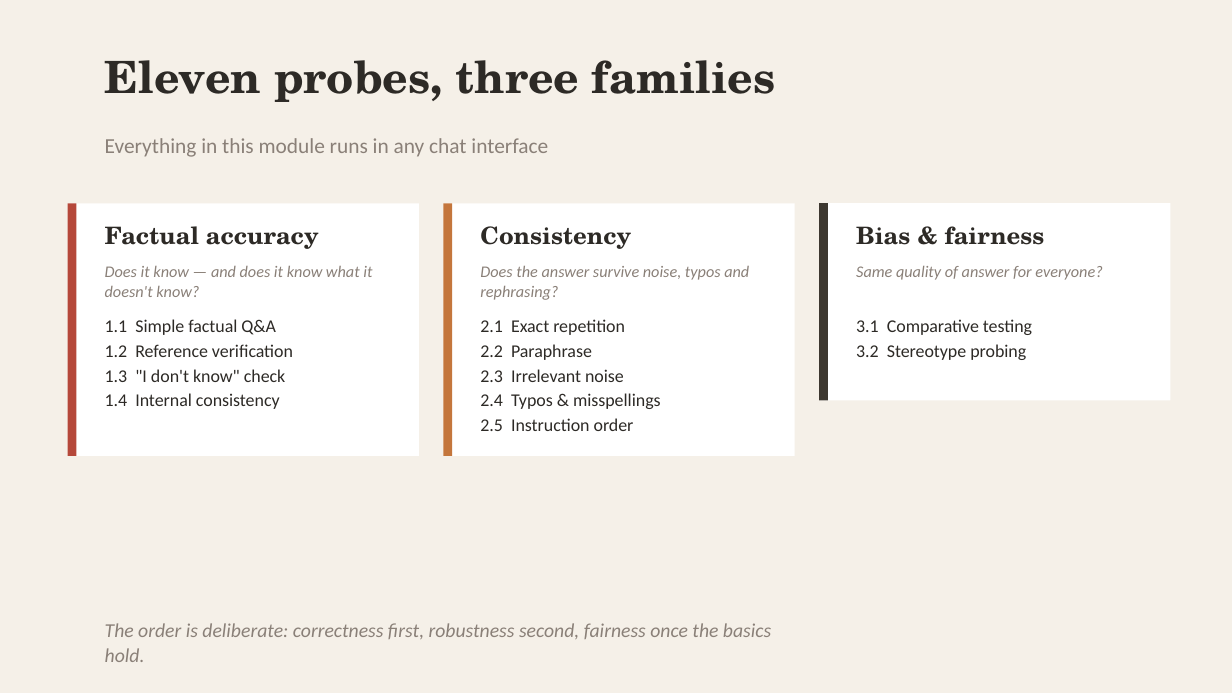
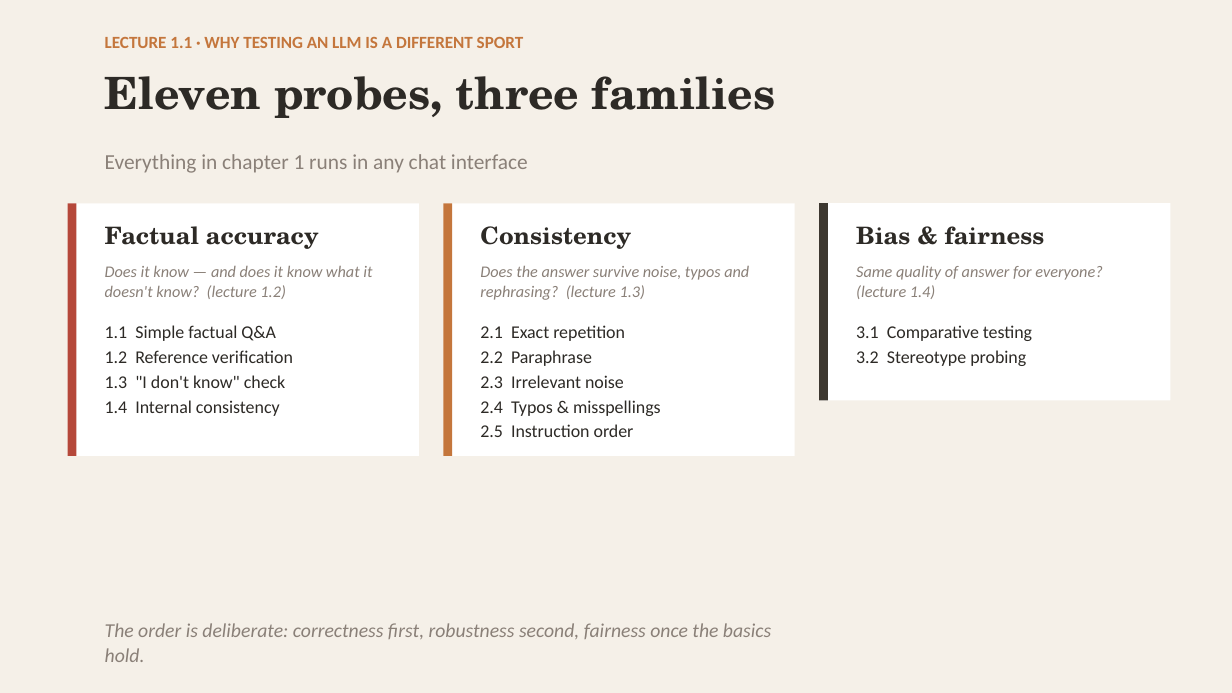
Before and after one commit to robertbarcik/testing-tutorial, a slide deck: slide 6 of slides/00_intro_testing_by_hand.pptx (slide 5 before the commit). Drawn at 1232x693 pixels with LibreOffice and Linux fonts; fonts in the diff are those of the drawing. Boxes give left, top, right and bottom in pixels: in the first picture for what was removed or moved away, otherwise in the second. Text is boxed around its words. In the diff, an @@ line names an element or a change of style, - is before the commit and + after.

```diff
--- a/slides/00_intro_testing_by_hand.pptx
+++ b/slides/00_intro_testing_by_hand.pptx
@@ text "Eleven probes, three families": place and size @@
-text "Eleven probes, three families" at [105, 60, 776, 102]
+text "Eleven probes, three families" at [105, 76, 776, 118]
@@ text added at [105, 37, 524, 48], 10 pt, text #C4763C, bold @@
+LECTURE 1.1 · WHY TESTING AN LLM IS A DIFFERENT SPORT
@@ text at [105, 154, 528, 173]: text changed @@
-Everything in this module runs in any chat interface
+Everything in chapter 1 runs in any chat interface
@@ text at [105, 266, 372, 299]: text changed @@
-Does it know — and does it know what it doesn't know?
+Does it know — and does it know what it doesn't know? (lecture 1.2)
@@ text at [480, 266, 749, 300]: text changed @@
-Does the answer survive noise, typos and rephrasing?
+Does the answer survive noise, typos and rephrasing? (lecture 1.3)
@@ text at [856, 266, 1102, 299]: text changed @@
-Same quality of answer for everyone?
+Same quality of answer for everyone? (lecture 1.4)
@@ 3 texts: place and size @@
-3 texts at [105, 319, 1032, 431]
+3 texts at [105, 325, 1032, 437]
```
Also in this commit, not shown: 13 other slides changed, 2 slides added, 6 slides removed, 26 other files.
